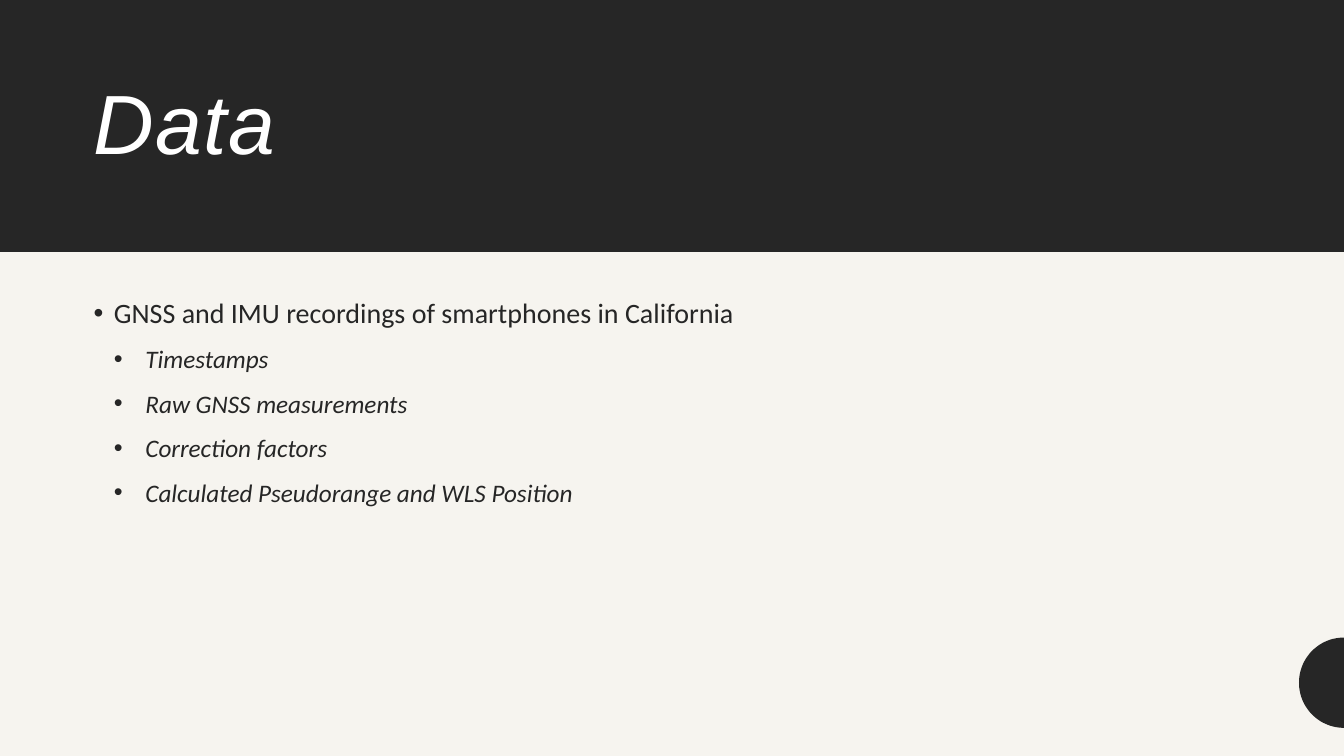
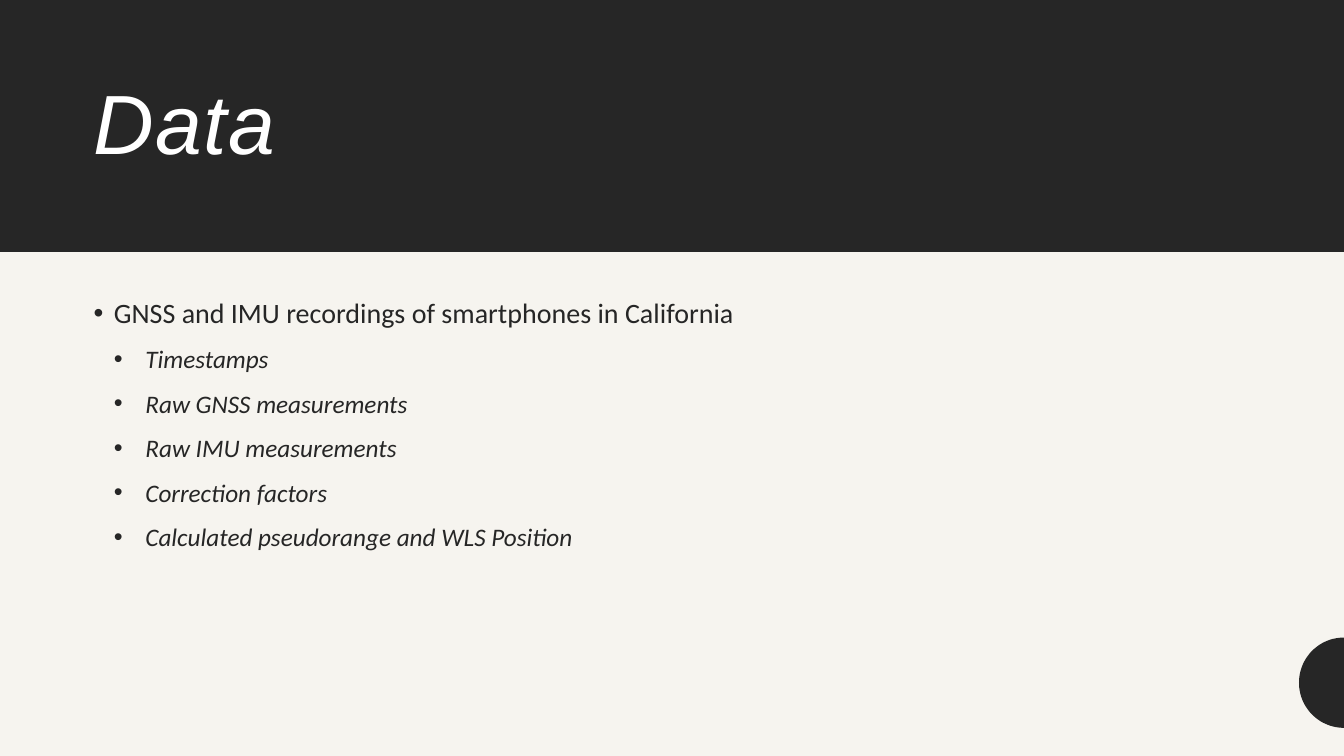
Before and after one commit to Torbynator/GoogleDecimeterChallenge, a slide deck: slide 4 of Prüfung/Google Decimeter Challenge.pptx. Drawn at 1344x756 pixels with LibreOffice and Linux fonts; fonts in the diff are those of the drawing. Boxes give left, top, right and bottom in pixels: in the first picture for what was removed or moved away, otherwise in the second. Text is boxed around its words. In the diff, an @@ line names an element or a change of style, - is before the commit and + after.

```diff
--- a/Prüfung/Google Decimeter Challenge.pptx
+++ b/Prüfung/Google Decimeter Challenge.pptx
@@ text at (x1=145, y1=441, x2=396, y2=457): paragraph added @@
+  • Raw IMU measurements
@@ text at (x1=145, y1=528, x2=572, y2=551): text changed @@
-  • Calculated Pseudorange and WLS Position
+  • Calculated pseudorange and WLS Position
```
Also in this commit, not shown: 7 other slides changed, 2 slides added, 16 other files.
